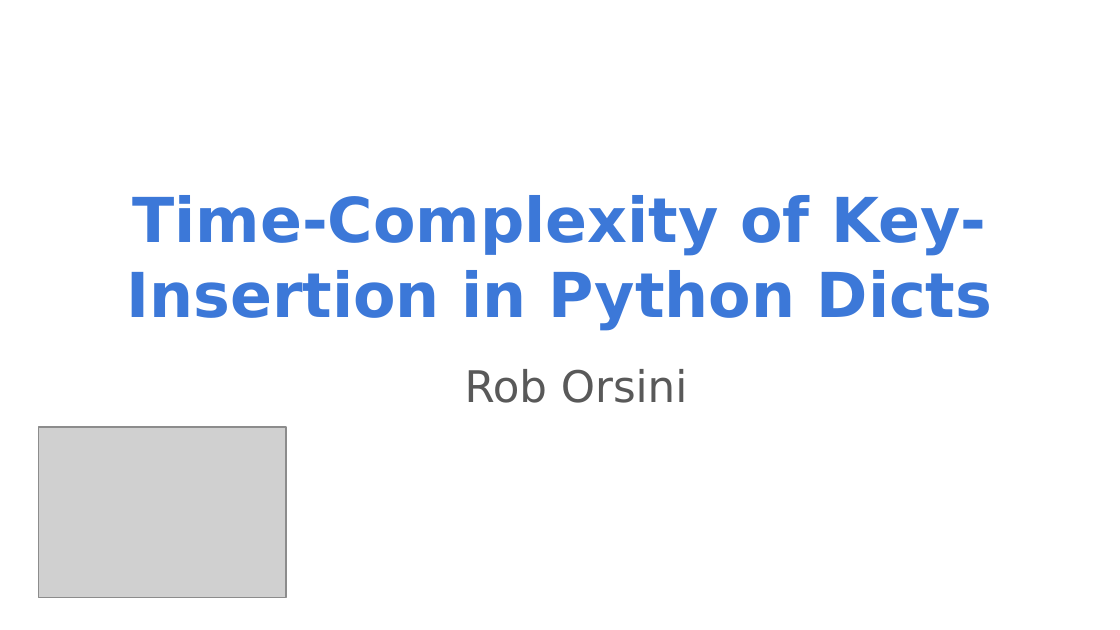
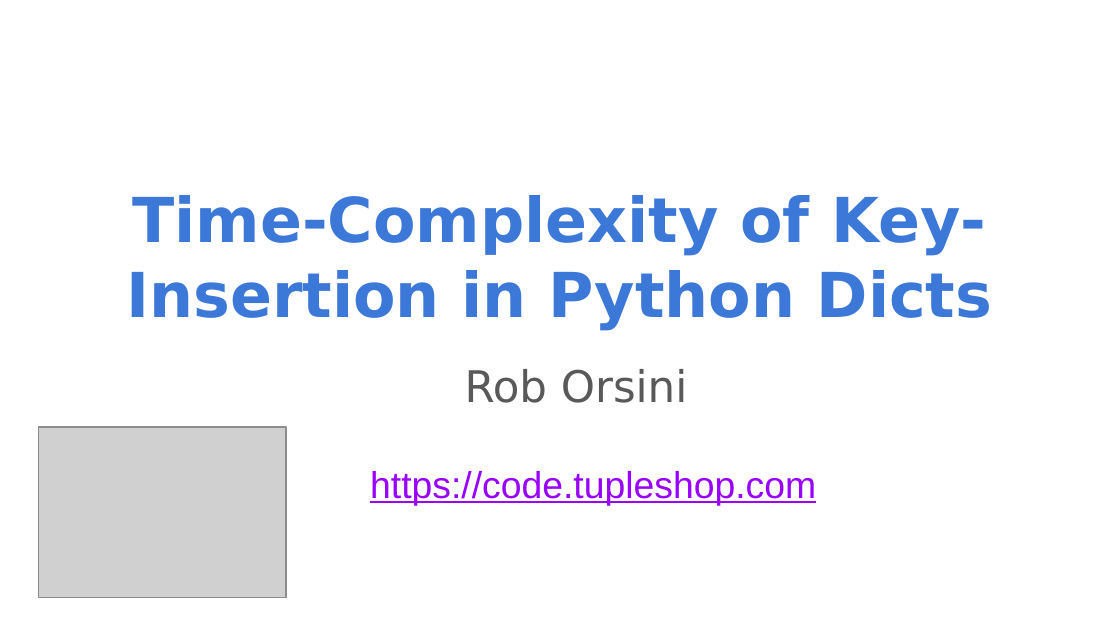
Before and after one commit to rorsini/lbl_tcoki, a slide deck: slide 1 of slides/Tcoki Slidedeck.pptx. Drawn at 1120x630 pixels with LibreOffice and Linux fonts; fonts in the diff are those of the drawing; grey boxes stand for pictures. Boxes give left, top, right and bottom in pixels: in the first picture for what was removed or moved away, otherwise in the second. Text is boxed around its words. In the diff, an @@ line names an element or a change of style, - is before the commit and + after.

Commit message:
updated slides

```diff
--- a/slides/Tcoki Slidedeck.pptx
+++ b/slides/Tcoki Slidedeck.pptx
@@ text added at box(370, 471, 816, 505), 24 pt, text #9900FF, underline @@
+https://code.tupleshop.com
```
Also in this commit, not shown: 1 other file.
